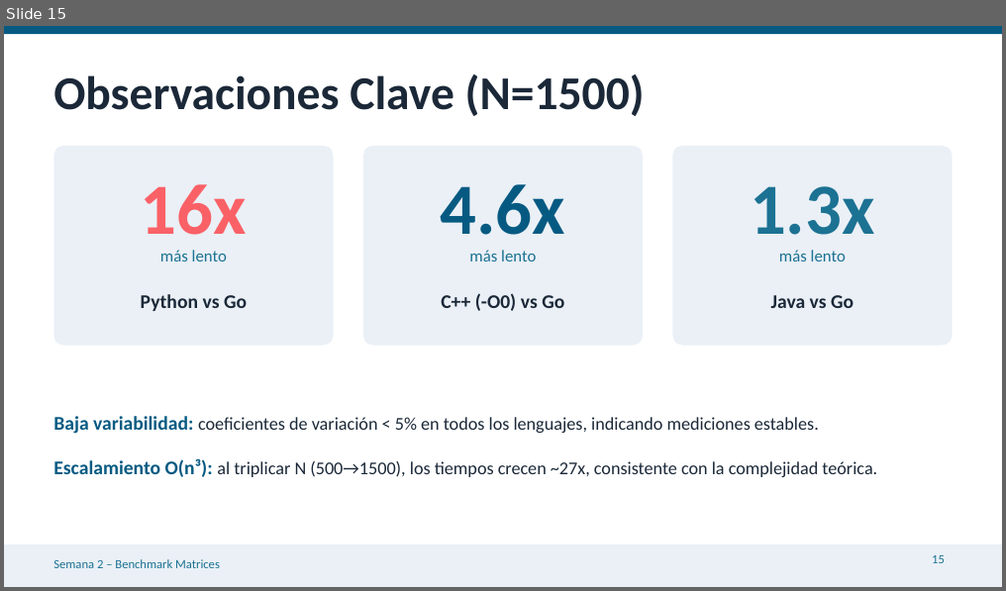
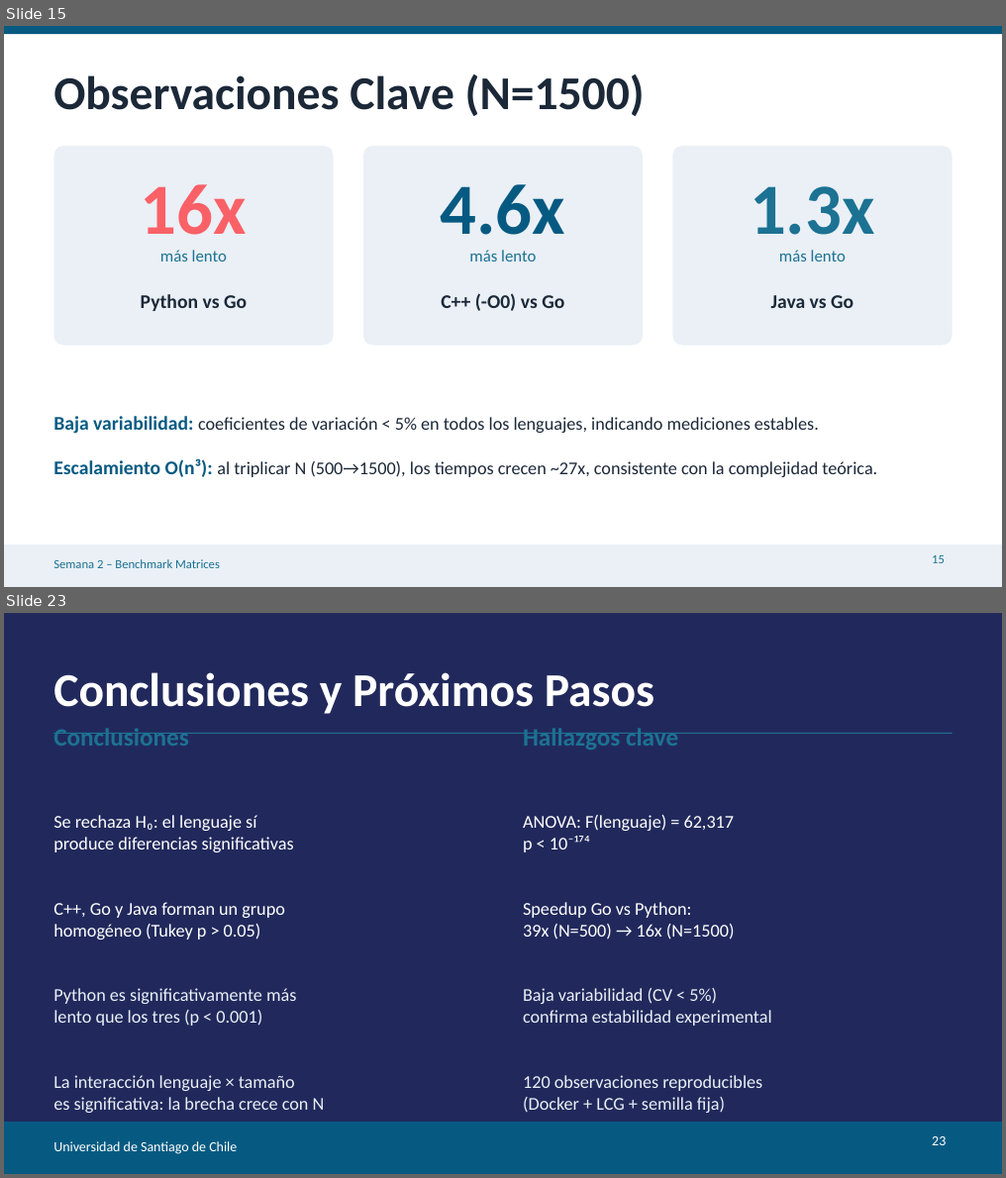
Before and after one commit to jffp-alt/matrix-benchmark, a slide deck: results/Semana2_Benchmark_Matrices.pptx. Shown one above the other, each under a label of ours: slide 15 before the commit, slides 15 and 23 after it; the slides between them are not shown. The pictures are 1006x591 and 1006x1178 pixels, drawn with LibreOffice and Linux fonts; fonts in the diff are those of the drawing. Boxes give left, top, right and bottom in pixels: in the first picture for what was removed or moved away, otherwise in the second. Text is boxed around its words. In the diff, an @@ line names an element or a change of style, - is before the commit and + after.

Commit message:
Update Semana 2 PPTX with statistical analysis slides (23 slides)
Add 7 new slides covering ANOVA two-factor analysis, Tukey HSD
post-hoc comparisons, and 5 statistical charts (bar chart, boxplot,
interaction plot, heatmap, speedup). Update agenda and conclusions.

```diff
--- a/results/Semana2_Benchmark_Matrices.pptx
+++ b/results/Semana2_Benchmark_Matrices.pptx
@@ slide 23 added at [4, 613, 1002, 1174], background #21295C @@
@@ text added at [54, 672, 654, 714], 34 pt, text #FFFFFF, bold @@
+Conclusiones y Próximos Pasos
@@ text added at [54, 728, 325, 1113], 13 pt, text #EAF0F6 @@
+Conclusiones
+Se rechaza H₀: el lenguaje sí
+produce diferencias significativas
+C++, Go y Java forman un grupo
+homogéneo (Tukey p > 0.05)
+Python es significativamente más
+lento que los tres (p < 0.001)
+La interacción lenguaje × tamaño
+es significativa: la brecha crece con N
@@ text added at [523, 728, 771, 1113], 13 pt, text #EAF0F6 @@
+Hallazgos clave
+ANOVA: F(lenguaje) = 62,317
+p < 10⁻¹⁷⁴
+Speedup Go vs Python:
+39x (N=500) → 16x (N=1500)
+Baja variabilidad (CV < 5%)
+confirma estabilidad experimental
+120 observaciones reproducibles
+(Docker + LCG + semilla fija)
@@ rectangle added at [54, 733, 952, 734], fill #1C7293 @@
@@ rectangle added at [4, 1122, 1002, 1174], fill #065A82 @@
@@ text added at [54, 1142, 237, 1155], 10 pt, text #FFFFFF @@
+Universidad de Santiago de Chile
@@ page number added at [932, 1137, 945, 1146], 10 pt, text #FFFFFF @@
+23
```
Also in this commit, not shown: 1 slide changed, 7 other slides added, 1 slide removed.
